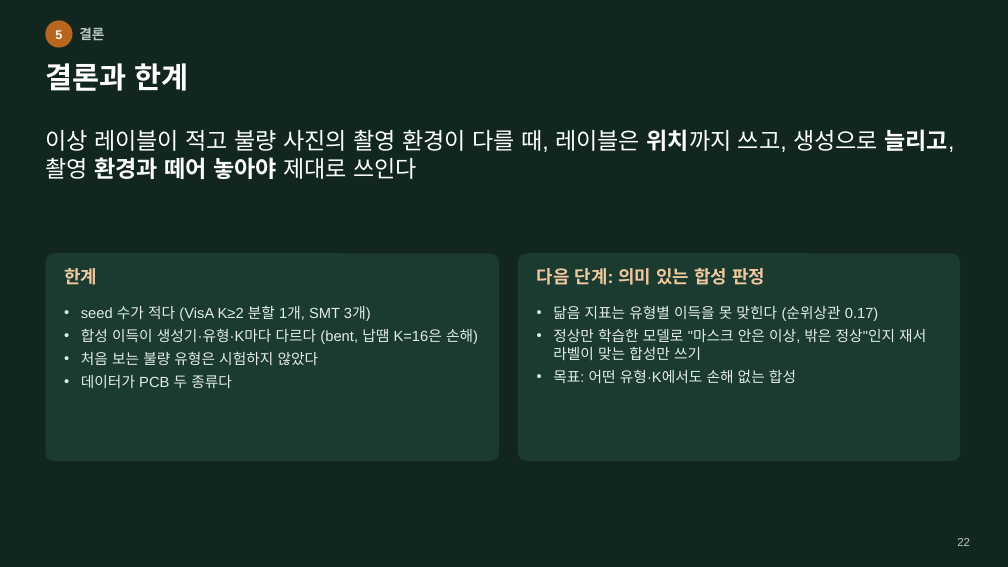
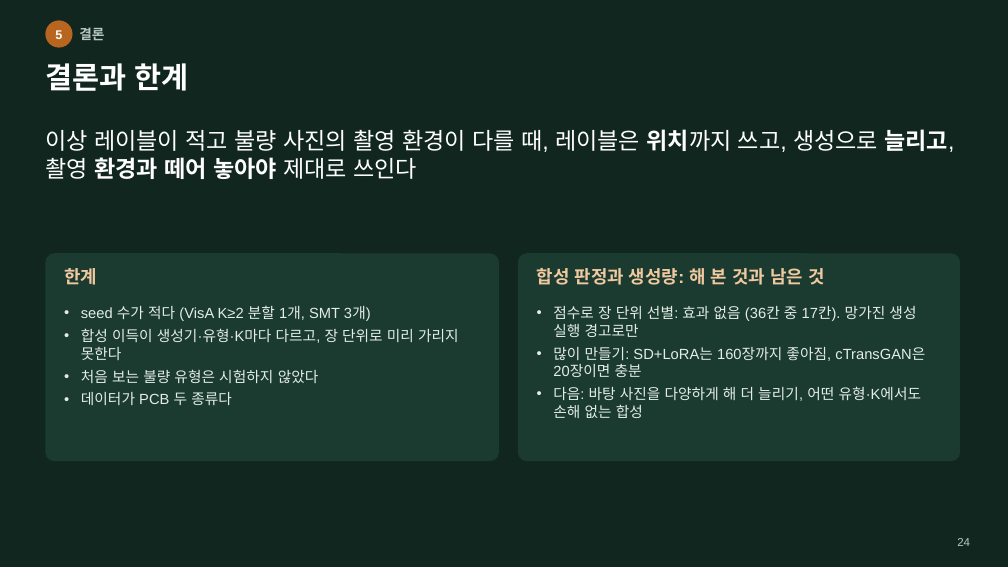
Before and after one commit to Junho-YEO-maker/26_2_DeepLearning, a slide deck: slide 24 of PCB_AD_presentation.pptx (slide 22 before the commit). Drawn at 1008x567 pixels with LibreOffice and Linux fonts; fonts in the diff are those of the drawing. Boxes give left, top, right and bottom in pixels: in the first picture for what was removed or moved away, otherwise in the second. Text is boxed around its words. In the diff, an @@ line names an element or a change of style, - is before the commit and + after.

```diff
--- a/PCB_AD_presentation.pptx
+++ b/PCB_AD_presentation.pptx
@@ text at [537, 268, 824, 285]: text changed @@
-다음 단계: 의미 있는 합성 판정
+합성 판정과 생성량: 해 본 것과 남은 것
@@ text at [81, 328, 459, 360]: text changed @@
-• 합성 이득이 생성기·유형·K마다 다르다 (bent, 납땜 K=16은 손해)
+• 합성 이득이 생성기·유형·K마다 다르고, 장 단위로 미리 가리지 못한다
@@ text at [553, 306, 925, 418]: text changed @@
-• 닮음 지표는 유형별 이득을 못 맞힌다 (순위상관 0.17)
-• 정상만 학습한 모델로 "마스크 안은 이상, 밖은 정상"인지 재서 라벨이 맞는 합성만 쓰기
-• 목표: 어떤 유형·K에서도 손해 없는 합성
+• 점수로 장 단위 선별: 효과 없음 (36칸 중 17칸). 망가진 생성 실행 경고로만
+• 많이 만들기: SD+LoRA는 160장까지 좋아짐, cTransGAN은 20장이면 충분
+• 다음: 바탕 사진을 다양하게 해 더 늘리기, 어떤 유형·K에서도 손해 없는 합성
@@ text at [957, 538, 970, 546]: text changed @@
-22
+24
```
Also in this commit, not shown: 14 other slides changed, 2 slides added, 25 other files.
